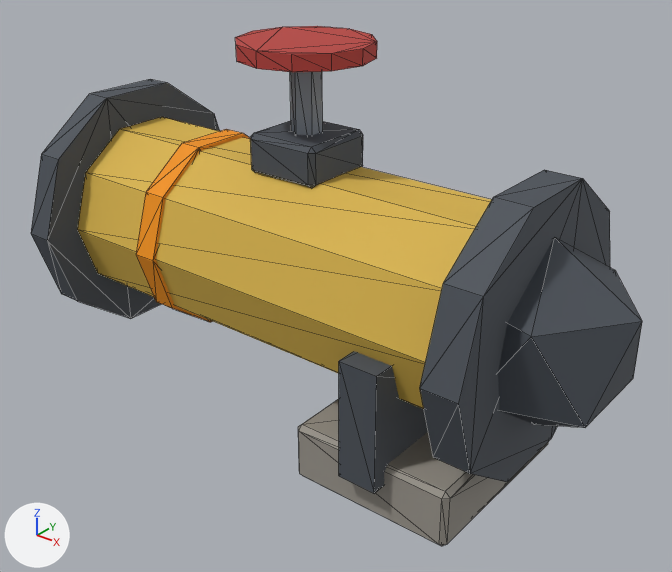
Before and after pictures for a commit that changed the glTF model public/models/terra/tuyau_bout_t2.glb.
The view is the same before and after, from a 50 mm camera at (0.33, -0.65, 0.562) aimed at (-0.18, -0.012, 0.166). Every picture has the same lights, and +X, +Y and +Z are marked at lower left. The picture after the commit comes second. Mesh edges are drawn as thin lines. Vertices at exactly the same position are counted once.

In view in the first picture: 'pieces_acier.038', 'pieces_acier_sombre.044', 'pieces_beton.044', 'pieces_laiton.014', 'pieces_rive_t2.014', 'pieces_rouge.008'.
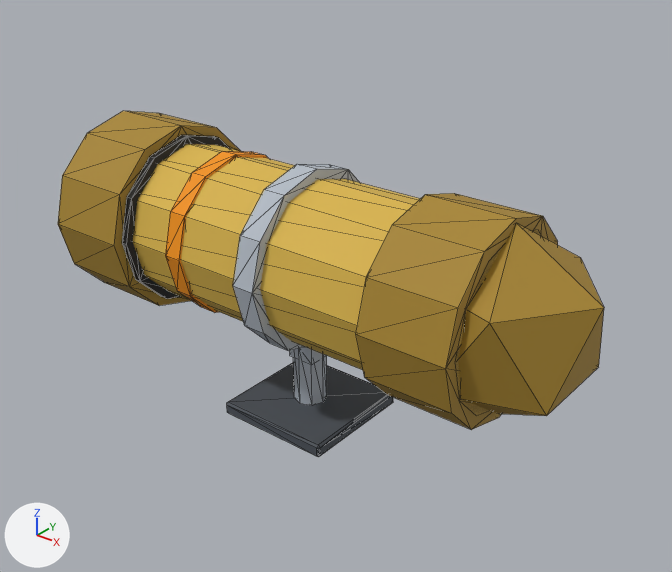
Boxes [x1, y1, x2, y2] around the edits, measured in the pictures (672 x 572 px):
'pieces_acier_sombre.044', deleted
    before: [31, 79, 642, 493]
'pieces_laiton.014', reshaped (7% shorter)
    before: [77, 117, 492, 409]
    after: [133, 144, 541, 416]
'pieces_laiton_sombre.014', added
    after: [58, 111, 604, 430]
'pieces_beton.044', deleted
    before: [298, 399, 549, 546]
'pieces_acier_sombre.050', added
    after: [227, 362, 393, 457]
'pieces_gris_clair.014', added
    after: [233, 164, 360, 406]
'pieces_rouge.008', deleted (red)
    before: [235, 26, 377, 72]
'pieces_rive_t2.014', deleted (orange)
    before: [136, 129, 251, 322]
'pieces_rive_t2.016', added (orange)
    after: [165, 151, 269, 313]
'pieces_noir.022', added
    after: [122, 135, 229, 299]
'pieces_acier.038', deleted
    before: [290, 72, 323, 135]

What changed in the scene script:
```text
Change me_pieces_laiton_022:
    remove me_pieces_laiton_022.from_pydata(...)  # 20 vertices, 36 faces; spans x -0.465..0.0, y -0.1..0.1, z 0.085..0.275
    add me_pieces_laiton_022.from_pydata(...)  # 24 vertices, 44 faces; spans x -0.475..0.0, y -0.085..0.085, z 0.095..0.265
    me_pieces_laiton_022 part 1: the whole mesh is rebuilt
Remove ob_pieces_acier_038:
    ob_pieces_acier_038 = bpy.data.objects.new('pieces_acier.038', me_pieces_acier_062)
Remove ob_pieces_acier_sombre_044:
    ob_pieces_acier_sombre_044 = bpy.data.objects.new('pieces_acier_sombre.044', me_pieces_acier_sombre_070)
Remove ob_pieces_beton_044:
    ob_pieces_beton_044 = bpy.data.objects.new('pieces_beton.044', me_pieces_beton_070)
Remove ob_pieces_rive_t2_014:
    ob_pieces_rive_t2_014 = bpy.data.objects.new('pieces_rive_t2.014', me_pieces_rive_t2_022)
Remove ob_pieces_rouge_008:
    ob_pieces_rouge_008 = bpy.data.objects.new('pieces_rouge.008', me_pieces_rouge_014)
Add ob_pieces_rive_t2_016:
    ob_pieces_rive_t2_016 = bpy.data.objects.new('pieces_rive_t2.016', me_pieces_rive_t2_038)  # a 12-sided cylinder along x spanning x -0.34..-0.32, y -0.088..0.088, z 0.092..0.268; in mat_rive_t2 (orange #f39200)
    ob_pieces_rive_t2_016.location = (0.0, 0.0, 0.0)
Add ob_pieces_noir_022:
    ob_pieces_noir_022 = bpy.data.objects.new('pieces_noir.022', me_pieces_noir_038)  # a 12-sided cylinder along x spanning x -0.4..-0.392, y -0.094..0.094, z 0.087..0.274; in mat_noir (black #18191c)
    ob_pieces_noir_022.location = (0.0, 0.0, 0.0)
Add ob_pieces_laiton_sombre_014:
    ob_pieces_laiton_sombre_014 = bpy.data.objects.new('pieces_laiton_sombre.014', me_pieces_laiton_sombre_022)  # a 12-sided cylinder along x spanning x -0.494..-0.4, y -0.104..0.104, z 0.076..0.284; a 12-sided cylinder along x spanning x -0.09..0.0, y -0.098..0.098, z 0.082..0.278; an icosphere of 20 faces spanning x -0.084..0.084, y -0.08..0.08, z 0.087..0.274; in mat_laiton_sombre (yellow #a8862e)
    ob_pieces_laiton_sombre_014.location = (0.0, 0.0, 0.0)
Add ob_pieces_gris_clair_014:
    ob_pieces_gris_clair_014 = bpy.data.objects.new('pieces_gris_clair.014', me_pieces_gris_clair_022)  # a 12-sided cylinder along x spanning x -0.238..-0.212, y -0.095..0.095, z 0.085..0.275; an 8-sided cylinder along z spanning x -0.242..-0.208, y -0.018..0.018, z 0.015..0.085; a box spanning x -0.24..-0.21, y -0.015..0.015, z 0.067..0.092; in mat_gris_clair (light grey #b4bcc6)
    ob_pieces_gris_clair_014.location = (0.0, 0.0, 0.0)
Add ob_pieces_acier_sombre_050:
    ob_pieces_acier_sombre_050 = bpy.data.objects.new('pieces_acier_sombre.050', me_pieces_acier_sombre_114)  # 24 vertices, 44 faces; spans x -0.29..-0.16, y -0.065..0.065, z 0.0..0.015; in mat_acier_sombre (dark grey #4a5058)
    ob_pieces_acier_sombre_050.location = (0.0, 0.0, 0.0)
```
